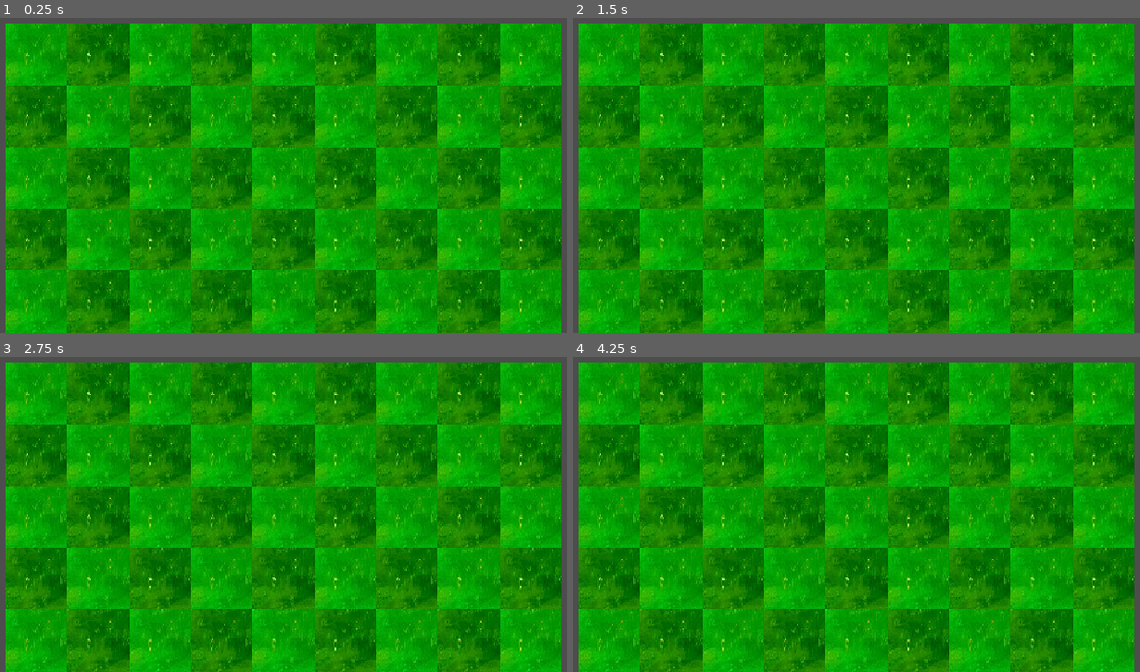
Above: before the commit, frames 1-4 (two rows, left to right).
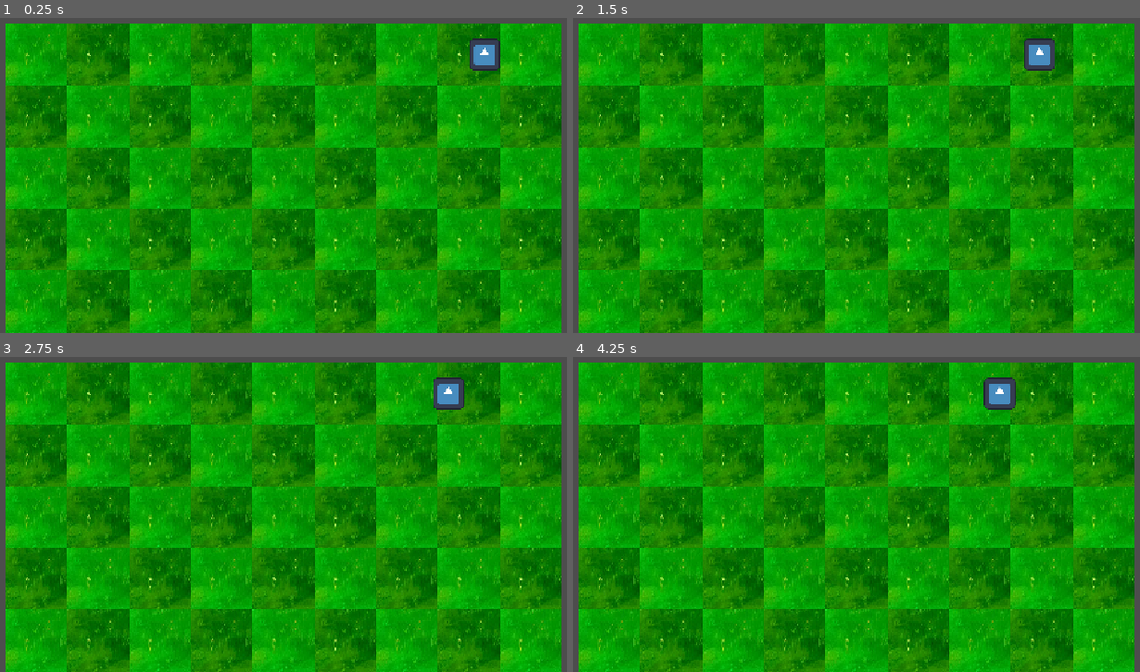
Above: after the commit, the same moments.

Repository: Jackson-Selfridge/PoSGodotPvZ-main
Game: Godot game, scene res://Main Game/pvzgame.tscn
Two runs of this game, one before a commit and one after it. Both use one fixed random seed, a clock stepped at 60 frames per second and the inputs below. The project has no main scene, so this scene is started directly. The engine's default icon, where the game draws it, is replaced by a stand-in: a white triangle on a blue panel in a dark square.
Inputs:
- Up to frame 1 (0.25 s): no input
- Up to frame 2 (1.5 s): no input
- Up to frame 3 (2.75 s): no input
- Up to frame 4 (4.25 s): no input

The runs differ from the first frame. In frame 1, 0.5% of the frame differs, in the area x 82-89%, y 6-17%; in frame 2, 0.5%; in frame 3, 0.5%; in frame 4, 0.6%, in the area x 72-79%, y 6-17%.

Commit message:
Changes made
Changes made

Diff:
--- a/Main Game/pvzgame.tscn
+++ b/Main Game/pvzgame.tscn
@@ -3,6 +3,7 @@
 [ext_resource type="Texture2D" uid="uid://c01670571vg1n" path="res://Art and Stuff/Lgrass.webp" id="1_n1f5j"]
 [ext_resource type="Texture2D" uid="uid://dhreq80hgh250" path="res://Art and Stuff/Dgrass.jpeg" id="2_n1f5j"]
 [ext_resource type="Script" uid="uid://d2vjvwq063hop" path="res://Main Game/checkerboard.gd" id="3_v3n8n"]
+[ext_resource type="PackedScene" uid="uid://bqy053pe8sgrn" path="res://zombies/zombie.tscn" id="4_w1erm"]
 
 [sub_resource type="TileSetAtlasSource" id="TileSetAtlasSource_eb883"]
 texture = ExtResource("1_n1f5j")
@@ -36,3 +37,6 @@
 [node name="Camera2D" type="Camera2D" parent="." unique_id=174855986]
 position = Vector2(566, 209)
 zoom = Vector2(0.75, 0.75)
+
+[node name="Zombie" parent="." unique_id=761601910 instance=ExtResource("4_w1erm")]
+position = Vector2(1000, 64)
--- /dev/null
+++ b/zombies/zombie.gd
@@ -0,0 +1,43 @@
+extends CharacterBody2D
+
+signal died
+
+@export var move_speed: float = 30.0
+@export var max_health: float = 100.0
+
+var current_health: float
+var is_dead: bool = false
+
+
+func _ready():
+	motion_mode = CharacterBody2D.MOTION_MODE_FLOATING
+	current_health = max_health
+	add_to_group("zombies")
+
+
+func _physics_process(_delta):
+	if is_dead:
+		return
+
+	velocity = Vector2.LEFT * move_speed
+	move_and_slide()
+
+
+func take_damage(amount: float):
+	if is_dead:
+		return
+
+	current_health -= amount
+	print("Zombie health: ", current_health)
+
+	if current_health <= 0:
+		die()
+
+
+func die():
+	if is_dead:
+		return
+
+	is_dead = true
+	died.emit()
+	queue_free()
--- a/zombies/zombie.tscn
+++ b/zombies/zombie.tscn
@@ -1,3 +1,17 @@
 [gd_scene format=3 uid="uid://bqy053pe8sgrn"]
 
+[ext_resource type="Texture2D" uid="uid://h0vso0vmito6" path="res://Art and Stuff/icon.svg" id="1_8jp5q"]
+[ext_resource type="Script" uid="uid://cdn6somojx7f3" path="res://zombies/zombie.gd" id="1_hj6kr"]
+
+[sub_resource type="RectangleShape2D" id="RectangleShape2D_uj04i"]
+size = Vector2(64, 64)
+
 [node name="Zombie" type="CharacterBody2D" unique_id=761601910]
+script = ExtResource("1_hj6kr")
+
+[node name="Sprite2D" type="Sprite2D" parent="." unique_id=1886647977]
+scale = Vector2(0.5, 0.5)
+texture = ExtResource("1_8jp5q")
+
+[node name="CollisionShape2D" type="CollisionShape2D" parent="." unique_id=703540595]
+shape = SubResource("RectangleShape2D_uj04i")
Not shown, added: zombies/zombie.gd.uid
